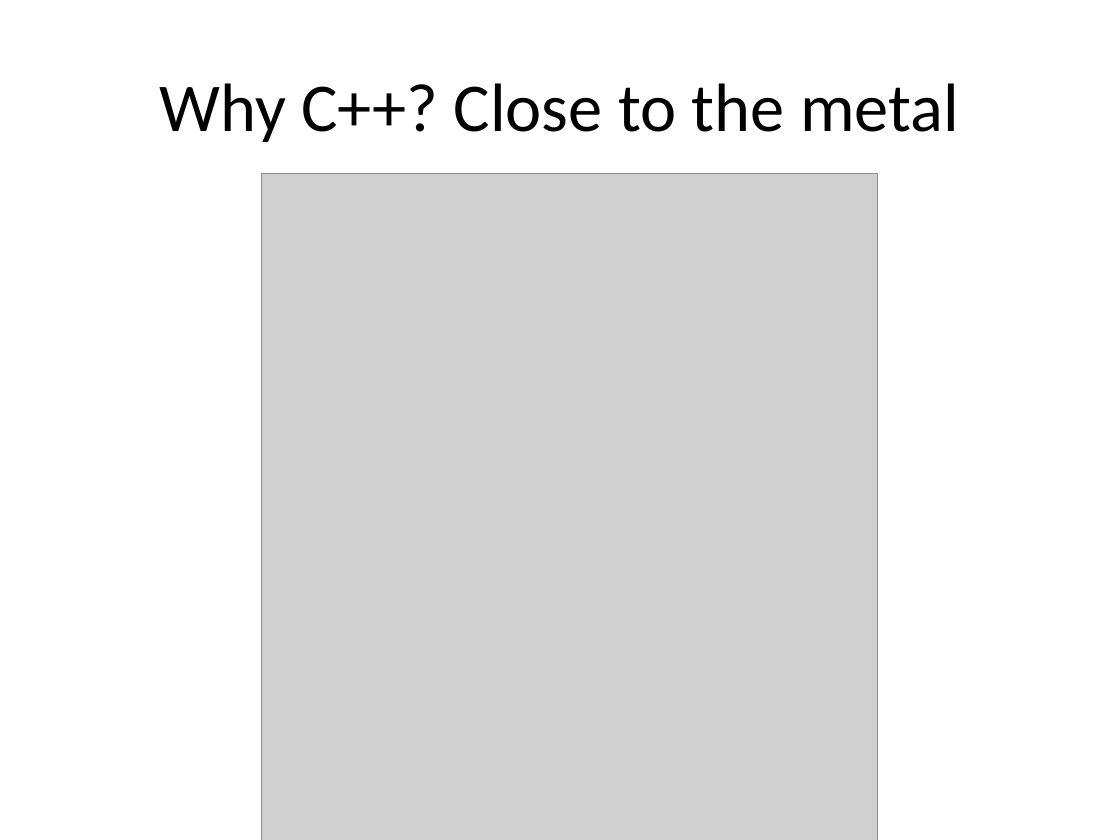
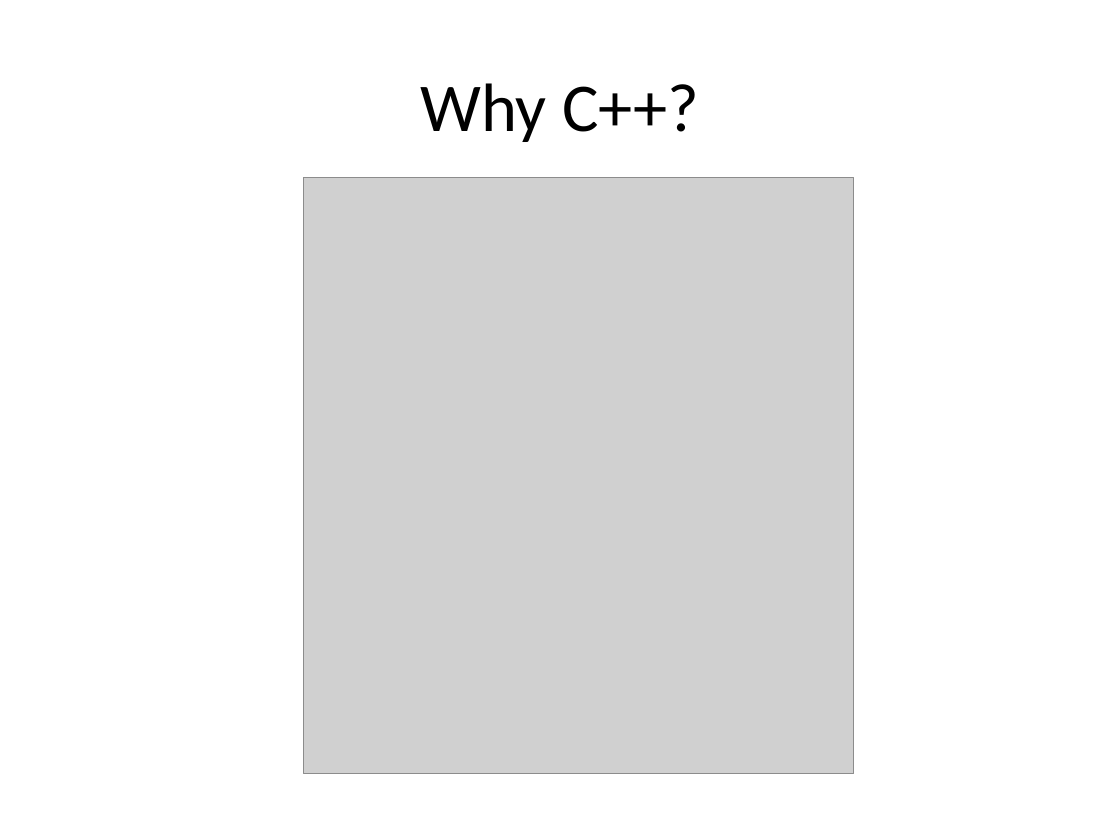
Before and after one commit to fellmad/FunWithCpp11, a slide deck: slide 16 of doc/Fun_with_C++11.pptx. Drawn at 1120x840 pixels with LibreOffice and Linux fonts; fonts in the diff are those of the drawing; grey boxes stand for pictures. Boxes give left, top, right and bottom in pixels: in the first picture for what was removed or moved away, otherwise in the second. Text is boxed around its words. In the diff, an @@ line names an element or a change of style, - is before the commit and + after.

```diff
--- a/doc/Fun_with_C++11.pptx
+++ b/doc/Fun_with_C++11.pptx
@@ title at bbox=[420, 83, 699, 142]: text changed @@
-Why C++? Close to the metal
+Why C++?
@@ picture: place and size @@
-picture at bbox=[261, 174, 877, 840]
+picture at bbox=[304, 177, 855, 774]
```
Also in this commit, not shown: 10 other slides changed, 5 slides added, 3 slides removed, 1 other file.
